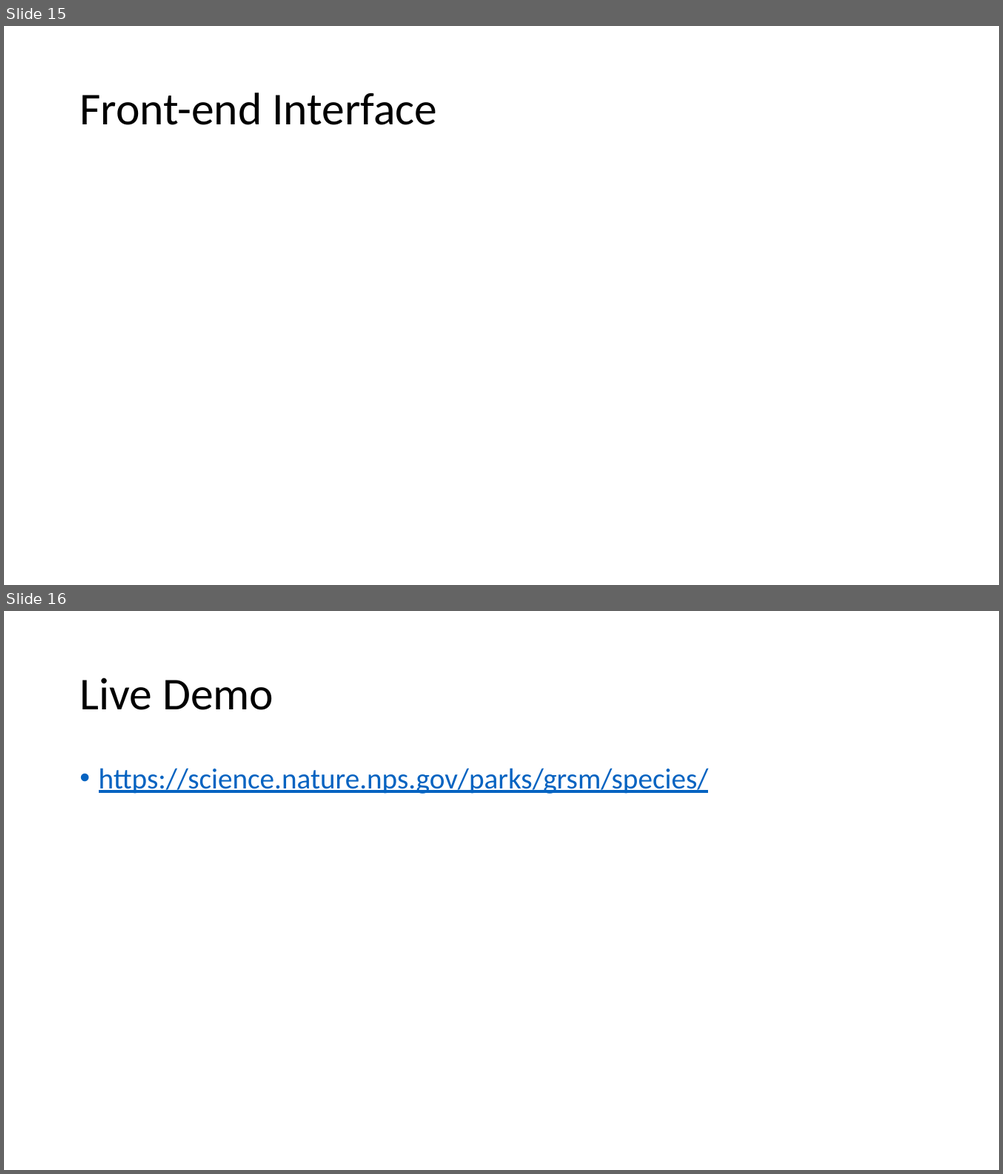
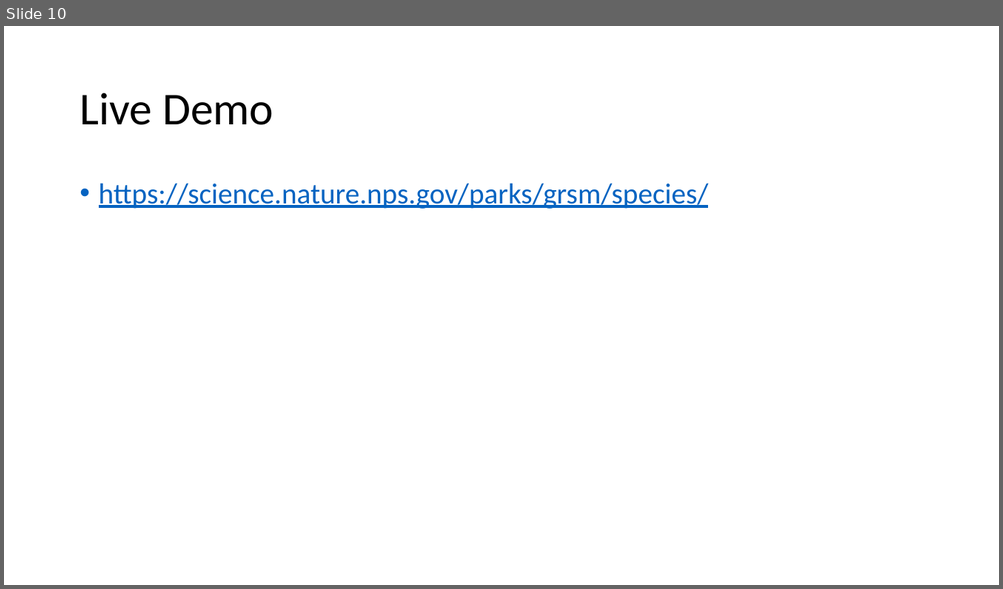
Before and after one commit to lonnieljyu/npmap-species, a slide deck: presentation/species_mapper_presentation.pptx. Shown one above the other, each under a label of ours: slides 15 and 16 before the commit, slide 10 after it. The pictures are 1003x1174 and 1003x589 pixels, drawn with LibreOffice and Linux fonts; fonts in the diff are those of the drawing. Boxes give left, top, right and bottom in pixels: in the first picture for what was removed or moved away, otherwise in the second. Text is boxed around its words. In the diff, an @@ line names an element or a change of style, - is before the commit and + after.

```diff
--- a/presentation/species_mapper_presentation.pptx
+++ b/presentation/species_mapper_presentation.pptx
@@ slide 15 removed at box(4, 26, 999, 585), background #FFFFFF @@
@@ title removed at box(79, 93, 437, 125) @@
-Front-end Interface
@@ what was slide 16 is now slide 10 @@
```
Also in this commit, not shown: 5 slides changed, 4 slides added, 9 other slides removed, 1 other file.
